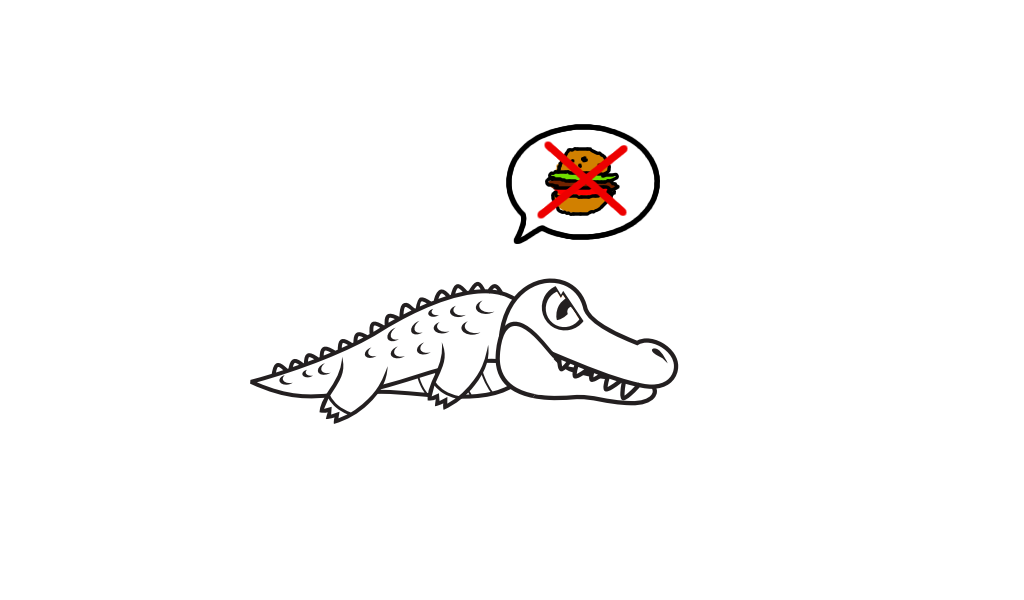
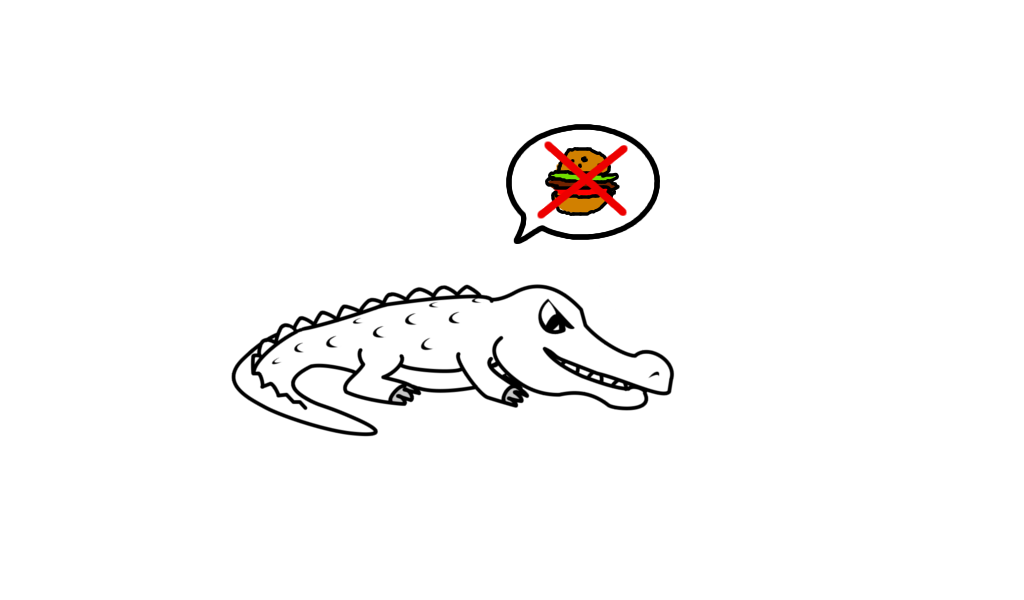
The second 1024 x 600 image is a revision of the first. Changes to its layers:
renamed "Eingefügte Ebene" to "Eingefügte Ebene #1", painted on it over bbox(231, 278, 679, 437)
removed layer "Neue Ebene" over bbox(251, 281, 676, 421)
